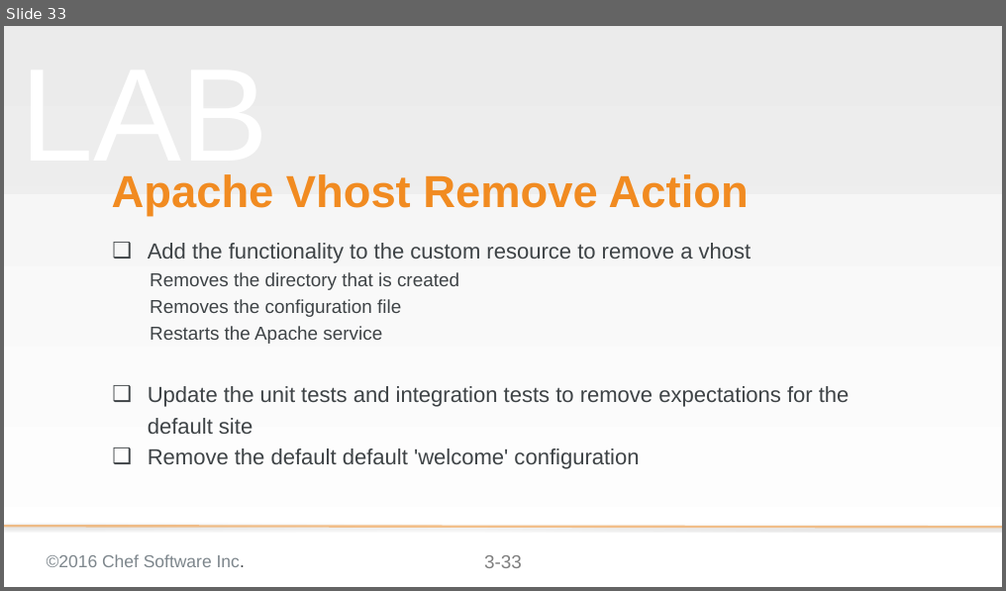
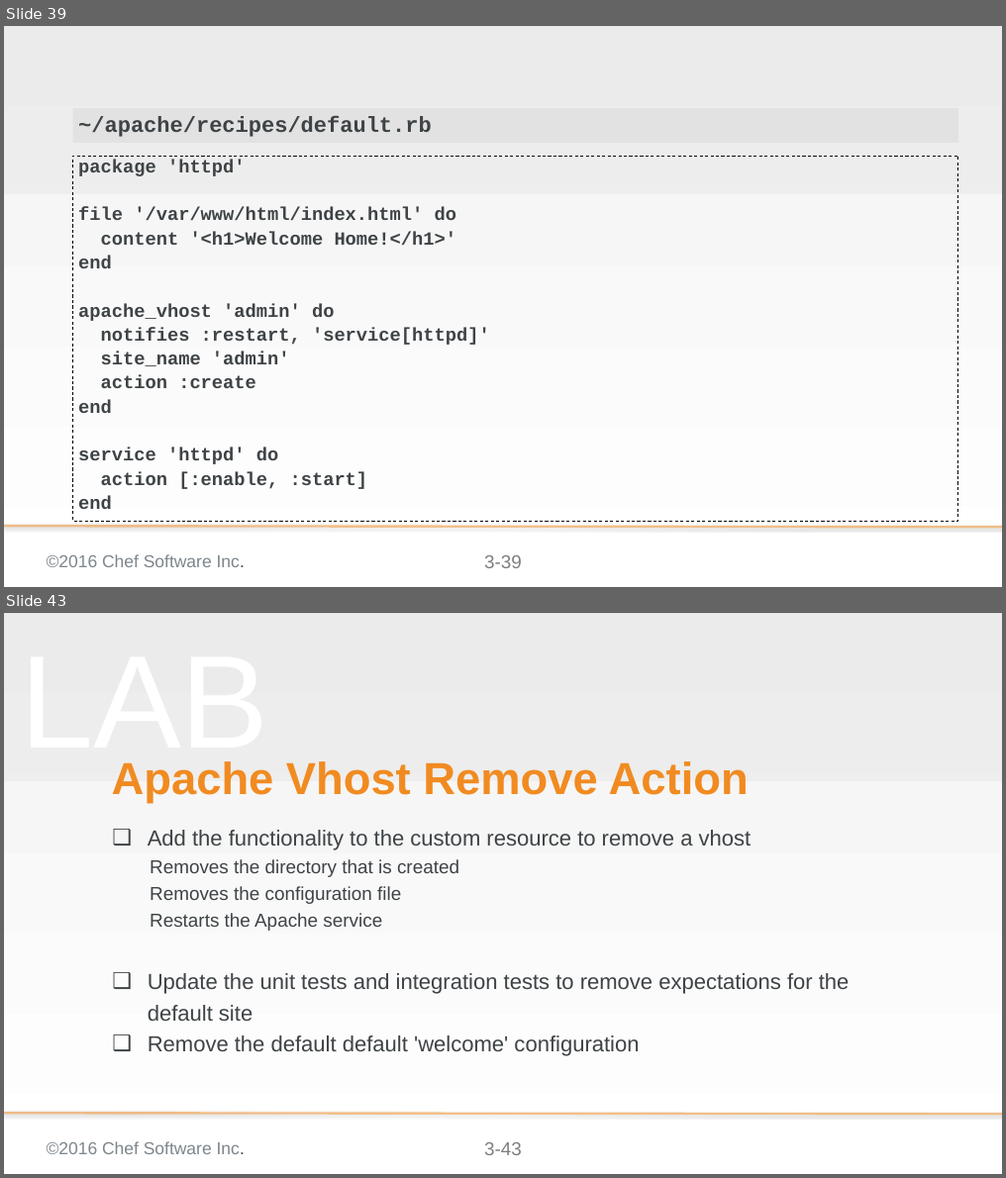
Before and after one commit to chef-training/extending_cookbooks, a slide deck: 03-creating_a_custom_resource-linux.pptx. Shown one above the other, each under a label of ours: slide 33 before the commit, slides 39 and 43 after it; the slides between them are not shown. The pictures are 1006x591 and 1006x1178 pixels, drawn with LibreOffice and Linux fonts; fonts in the diff are those of the drawing; background and template pictures are left out. Boxes give left, top, right and bottom in pixels: in the first picture for what was removed or moved away, otherwise in the second. Text is boxed around its words. In the diff, an @@ line names an element or a change of style, - is before the commit and + after.

Commit message:
Update the Custom Resource
Update the objectives
Add the group activity to create a property for the site name
Add a new activity to create the property for the site port

```diff
--- a/03-creating_a_custom_resource-linux.pptx
+++ b/03-creating_a_custom_resource-linux.pptx
@@ slide 39 added at [4,26,1002,587], background gradient #F2F2F2 to #FFFFFF; not listed: 4 template elements that a slide beside it also shows @@
@@ text added at [73,108,958,143], fill #D9D9D9 at 50% opacity, 28 pt, text #3E4346, bold @@
+~/apache/recipes/default.rb
@@ text added at [73,156,958,521], outline #000000 1 pt dashed, 23.8 pt, text #3E4346, bold @@
+package 'httpd'
+file '/var/www/html/index.html' do
+content '<h1>Welcome Home!</h1>'
+end
+apache_vhost 'admin' do
+notifies :restart, 'service[httpd]'
+site_name 'admin'
+action :create
+end
+service 'httpd' do
+action [:enable, :start]
+end
@@ what was slide 33 is now slide 43 @@
@@ page number at [484,1143,522,1156]: text changed @@
-3-33
+3-43
```
Also in this commit, not shown: 4 slides changed, 9 other slides added.
